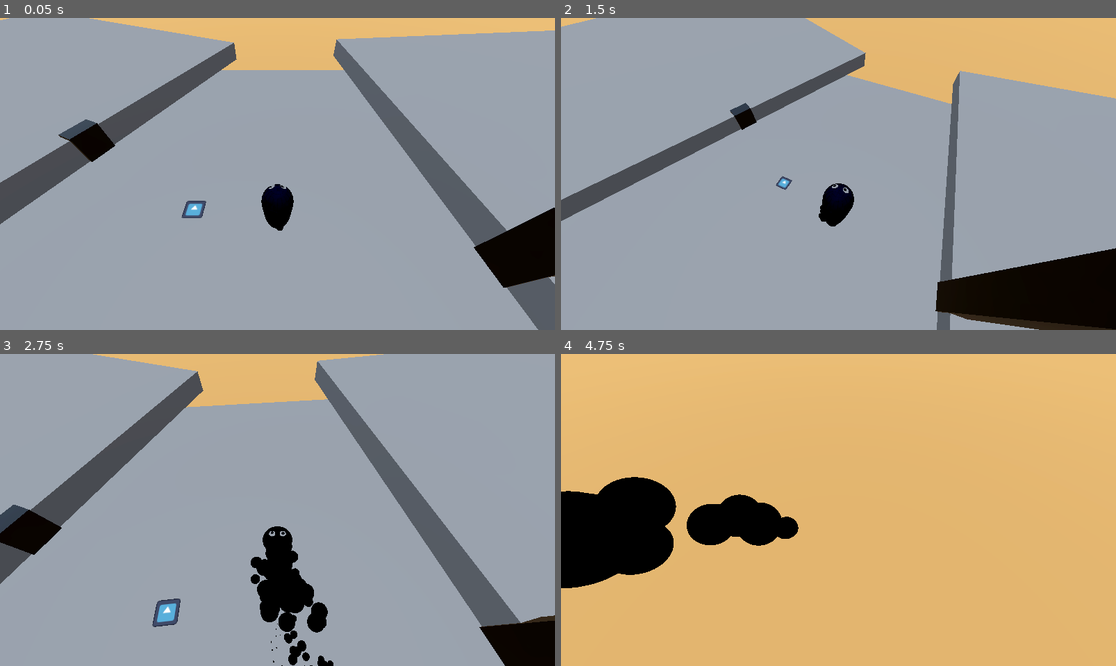
Above: before the commit, frames 1-4 (two rows, left to right).
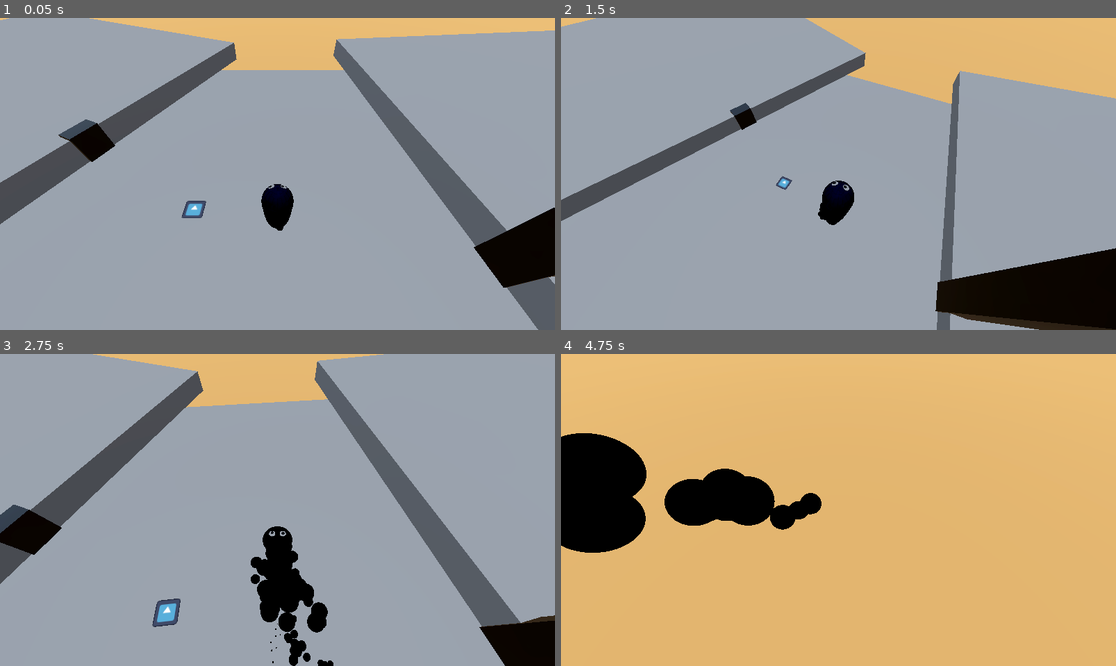
Above: after the commit, the same moments.

Repository: fossinating/trianglegamejam
Game: Godot game, scene res://levels/workshop.tscn
The game is run twice, just before and just after one commit, with the same random seed, the same clock (stepped at 60 frames per second) and the same inputs. The engine's default icon, where the game draws it, is replaced by a stand-in: a white triangle on a blue panel in a dark square.
Inputs (mouse positions are in pixels of both pictures, inside the frame that each line leads up to):
- Up to frame 1 (0.05 s): no input
- Up to frame 2 (1.5 s): tap Enter at 0.5 s; move the mouse to (960, 158) at 0.52 s; hold D (move_right) 0.53-1.28 s; tap Down (cam_down) at 0.6 s; tap Space (jump) at 0.77 s; move the mouse to (810, 174) at 1.27 s; hold W (move_up) from 1.28 s (still down); tap Left (cam_left) at 1.35 s
- Up to frame 3 (2.75 s): keep holding W (move_up); tap Space (jump) at 1.52 s; move the mouse to (288, 503) at 2.02 s; tap Right (cam_right) at 2.1 s
- Up to frame 4 (4.75 s): keep holding W (move_up); move the mouse to (832, 516) at 2.77 s; tap Up (cam_up) at 2.85 s; tap Space (jump) at 3.02, 3.77, 4.52 s; move the mouse to (877, 513) at 3.52 s; hold Right mouse button (camera_rotate) 3.53-4.28 s; move the mouse to (794, 506) at 4.27 s; tap Mouse wheel down (fov_down_scroll) at 4.35 s

The runs differ from the first frame. In frame 1, less than 0.1% of the frame differs, in the area x 47-53%, y 53-65%; in frame 2, 0.1%; in frame 3, 0.1%; in frame 4, 8.3%, in the area x 0-47%, y 25-76%.

Commit message:
Improve transition to swimming

Diff:
--- a/entities/player/player.gd
+++ b/entities/player/player.gd
@@ -61,7 +61,7 @@
 	print("fall_gravity: ", fall_gravity)
 	print("jump_velocity: ", jump_velocity)
 
-	#Engine.time_scale = 0.1
+	#Engine.time_scale = 0.3
 
 
 func _physics_process(delta: float) -> void:
@@ -88,7 +88,9 @@
 	velocity.z = horiz_vel.z
 
 	# Handle ink waterfall climbing
-	ink_waterfall_detection_raycast.target_position = direction
+	# Multiplying by 0.51 to set the length to slightly larger than the size of the character
+	ink_waterfall_detection_raycast.target_position = direction * 0.51
+
 
 
 	# Technically this will be a single physics frame behind, but shouldn't be too much of a problem hopefully
@@ -141,18 +143,24 @@
 
 	# Push skeleton into the wall if swimming up a waterfall
 	if climbing_waterfall:
-		skeleton.global_position.x = visuals.global_position.x - ink_waterfall_detection_raycast.get_collision_normal().x * .5
-		skeleton.global_position.z = visuals.global_position.z - ink_waterfall_detection_raycast.get_collision_normal().z * .5
-		skeleton.rotation_degrees.x = -75
+		# Define a "goal point" inside the wall and move towards it
+		skeleton.position.y = max(-10, skeleton.position.y)
+		var goal_point = visuals.global_position - ink_waterfall_detection_raycast.get_collision_normal() * .5
+		var goal_vector = goal_point - skeleton.global_position
+		skeleton.global_position += min(3*delta, goal_vector.length()) * goal_vector.normalized()
+		skeleton.rotation = Vector3(deg_to_rad(-75), 0, 0)
 	else:
-		skeleton.position.x = 0
-		skeleton.position.z = 0
+		# Move back towards a "reset" position
+		skeleton.position -= min(3*delta, skeleton.position.length()) * skeleton.position.normalized()
 
-	if is_on_floor():
+	# this handles pulling the model in and out of the floor
+	if not (is_on_floor() or climbing_waterfall):
+		if velocity.y > 0:
+			skeleton.position.y = min(0, skeleton.position.y + 5*velocity.y*delta)
+	elif is_on_floor():
 		skeleton.position.y = max(-17, skeleton.position.y + landing_velocity.y*delta)
 		landing_velocity.y -= landing_force*fall_gravity*delta
-	elif velocity.y > 0:
-		skeleton.position.y = min(0, skeleton.position.y + 5*velocity.y*delta)
+
 
 	painting_visuals.visible = is_on_floor() and skeleton.position.y <= -5
 	ink_trail_painting.emitting = painting_visuals.visible
